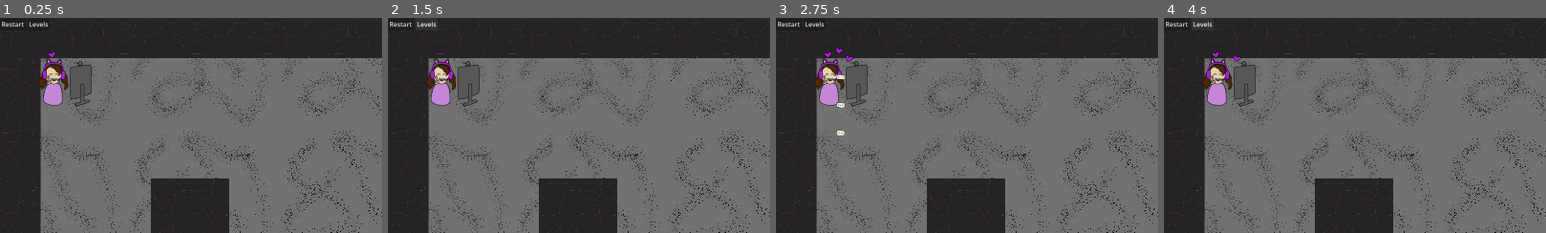
Above: before the commit, frames 1-4 (left to right).
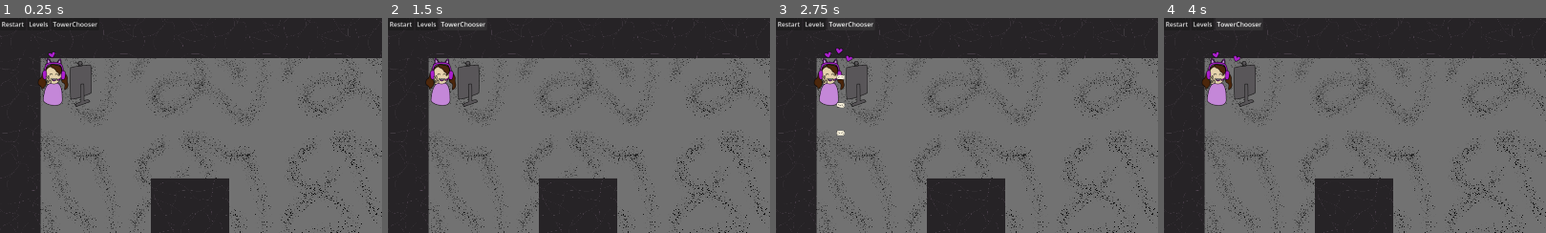
Above: after the commit, the same moments.

Repository: ryupold/ld59
Game: Godot game, scene res://scenes/main.tscn
Same seed, same stepped clock (60 frames per second), same inputs: the game is played once before the commit and once after it. The engine's default icon, where the game draws it, is replaced by a stand-in: a white triangle on a blue panel in a dark square.
Inputs (mouse positions are % of the whole screen's width and height, from its top left):
- Up to frame 1 (0.25 s): no input
- Up to frame 2 (1.5 s): click (26, 93) at 0.5 s; click "Restart" at 1.25 s
- Up to frame 3 (2.75 s): click (10, 1) at 2 s, where only the run after the commit has a clickable "TowerChooser"
- Up to frame 4 (4 s): click "Restart" at 2.75 s; click "Restart" at 3.5 s
The pictures show only the part of the screen within x 0-50%, y 0-50%; the shares and areas given below are measured in that part.

The runs differ from the first frame. In frame 1, 0.2% of the frame differs, in the area x 13-26%, y 1-4%; in frame 2, 0.2%, in the area x 13-26%, y 1-5%; in frame 3, 0.2%; in frame 4, 0.2%.

Commit message:
Rename TowerPicker -> Inventory

Diff:
--- a/ld59-game/hud/hud.tscn
+++ b/ld59-game/hud/hud.tscn
@@ -2,16 +2,17 @@
 
 [ext_resource type="Script" uid="uid://cibt7y28amhj5" path="res://hud/debug.gd" id="1_6ca3a"]
 [ext_resource type="Script" uid="uid://dobvu0txxlu5l" path="res://hud/hud.gd" id="1_318vg"]
-[ext_resource type="PackedScene" uid="uid://dmoygirrjplv2" path="res://hud/tower_picker/tower_picker.tscn" id="2_2gk58"]
+[ext_resource type="PackedScene" uid="uid://dmoygirrjplv2" path="res://hud/inventory/inventory.tscn" id="2_2gk58"]
 [ext_resource type="PackedScene" uid="uid://b0blgpnq2do5u" path="res://hud/level_selector/level_selector.tscn" id="4_w8tcp"]
 
 [sub_resource type="LabelSettings" id="LabelSettings_6ca3a"]
 font_size = 30
 
-[node name="HUD" type="CanvasLayer" unique_id=114495 node_paths=PackedStringArray("button", "buttonSelector", "levelSelector")]
+[node name="HUD" type="CanvasLayer" unique_id=114495 node_paths=PackedStringArray("button", "buttonSelector", "buttonChooser", "levelSelector")]
 script = ExtResource("1_318vg")
 button = NodePath("MenuBar/Button")
 buttonSelector = NodePath("MenuBar/ButtonSelector")
+buttonChooser = NodePath("MenuBar/ButtonChooser")
 levelSelector = NodePath("LevelSelector")
 
 [node name="debug" type="VBoxContainer" parent="." unique_id=1206069560]
@@ -52,7 +53,7 @@
 layout_mode = 2
 alignment = 2
 
-[node name="TowerPicker" parent="AspectRatioContainer/VBoxContainer" unique_id=810922384 instance=ExtResource("2_2gk58")]
+[node name="Inventory" parent="AspectRatioContainer/VBoxContainer" unique_id=810922384 instance=ExtResource("2_2gk58")]
 layout_mode = 2
 
 [node name="LevelSelector" parent="." unique_id=770863663 instance=ExtResource("4_w8tcp")]
@@ -63,6 +64,10 @@
 offset_bottom = 625.0
 grow_horizontal = 1
 grow_vertical = 1
+
+[node name="TowerChooser" type="VBoxContainer" parent="." unique_id=1591230774]
+offset_right = 40.0
+offset_bottom = 40.0
 
 [node name="MenuBar" type="HBoxContainer" parent="." unique_id=1458396715]
 offset_right = 125.0
@@ -75,3 +80,7 @@
 [node name="ButtonSelector" type="Button" parent="MenuBar" unique_id=1787972677]
 layout_mode = 2
 text = "Levels"
+
+[node name="ButtonChooser" type="Button" parent="MenuBar" unique_id=1748944340]
+layout_mode = 2
+text = "TowerChooser"
--- a/ld59-game/hud/tower_picker/tower_picker.gd
+++ b/ld59-game/hud/inventory/inventory.gd
@@ -1,6 +1,6 @@
 extends HFlowContainer
 
-@export var towerCanvasItem: PackedScene = preload("res://hud/tower_picker/tower_canvas_item/tower_canvas_item.tscn")
+@export var towerCanvasItem: PackedScene = preload("res://hud/inventory/tower_canvas_item/tower_canvas_item.tscn")
 
 
 func _ready() -> void:
--- /dev/null
+++ b/ld59-game/hud/inventory/inventory.tscn
@@ -0,0 +1,14 @@
+[gd_scene format=3 uid="uid://dmoygirrjplv2"]
+
+[ext_resource type="Script" uid="uid://dbuhil80h1yx8" path="res://hud/inventory/inventory.gd" id="1_k4fev"]
+[ext_resource type="PackedScene" uid="uid://cett1m8m3l8gn" path="res://hud/inventory/tower_canvas_item/tower_canvas_item.tscn" id="2_ih87c"]
+
+[node name="Inventory" type="HFlowContainer" unique_id=810922384]
+custom_minimum_size = Vector2(100, 100)
+offset_right = 150.0
+offset_bottom = 150.0
+size_flags_vertical = 8
+script = ExtResource("1_k4fev")
+
+[node name="TowerCanvasItem" parent="." unique_id=871496032 instance=ExtResource("2_ih87c")]
+layout_mode = 2
--- a/ld59-game/hud/tower_picker/tower_canvas_item/tower_canvas_item.tscn
+++ b/ld59-game/hud/inventory/tower_canvas_item/tower_canvas_item.tscn
@@ -1,6 +1,6 @@
 [gd_scene format=3 uid="uid://cett1m8m3l8gn"]
 
-[ext_resource type="Script" uid="uid://dh0obqnt32g2y" path="res://hud/tower_picker/tower_canvas_item/tower_canvas_item.gd" id="1_6cimu"]
+[ext_resource type="Script" uid="uid://dh0obqnt32g2y" path="res://hud/inventory/tower_canvas_item/tower_canvas_item.gd" id="1_6cimu"]
 [ext_resource type="Texture2D" uid="uid://350qv4qrqaji" path="res://concepts/packet.png" id="2_njyx8"]
 [ext_resource type="Texture2D" uid="uid://dxluetgnmx57p" path="res://icon.svg" id="2_wmwfi"]
 [ext_resource type="Script" uid="uid://bjemchx618kvp" path="res://resources/tower_resource.gd" id="3_feqxd"]
--- a/ld59-game/hud/tower_picker/tower_picker.tscn
+++ /dev/null
@@ -1,14 +0,0 @@
-[gd_scene format=3 uid="uid://dmoygirrjplv2"]
-
-[ext_resource type="Script" uid="uid://dbuhil80h1yx8" path="res://hud/tower_picker/tower_picker.gd" id="1_k4fev"]
-[ext_resource type="PackedScene" uid="uid://cett1m8m3l8gn" path="res://hud/tower_picker/tower_canvas_item/tower_canvas_item.tscn" id="2_ih87c"]
-
-[node name="TowerPicker" type="HFlowContainer" unique_id=810922384]
-custom_minimum_size = Vector2(100, 100)
-offset_right = 150.0
-offset_bottom = 150.0
-size_flags_vertical = 8
-script = ExtResource("1_k4fev")
-
-[node name="TowerCanvasItem" parent="." unique_id=871496032 instance=ExtResource("2_ih87c")]
-layout_mode = 2
Renamed: ld59-game/hud/tower_picker/tower_picker.gd.uid -> ld59-game/hud/inventory/inventory.gd.uid
Renamed: ld59-game/hud/tower_picker/tower_canvas_item/tower_canvas_item.gd -> ld59-game/hud/inventory/tower_canvas_item/tower_canvas_item.gd
Renamed: ld59-game/hud/tower_picker/tower_canvas_item/tower_canvas_item.gd.uid -> ld59-game/hud/inventory/tower_canvas_item/tower_canvas_item.gd.uid
